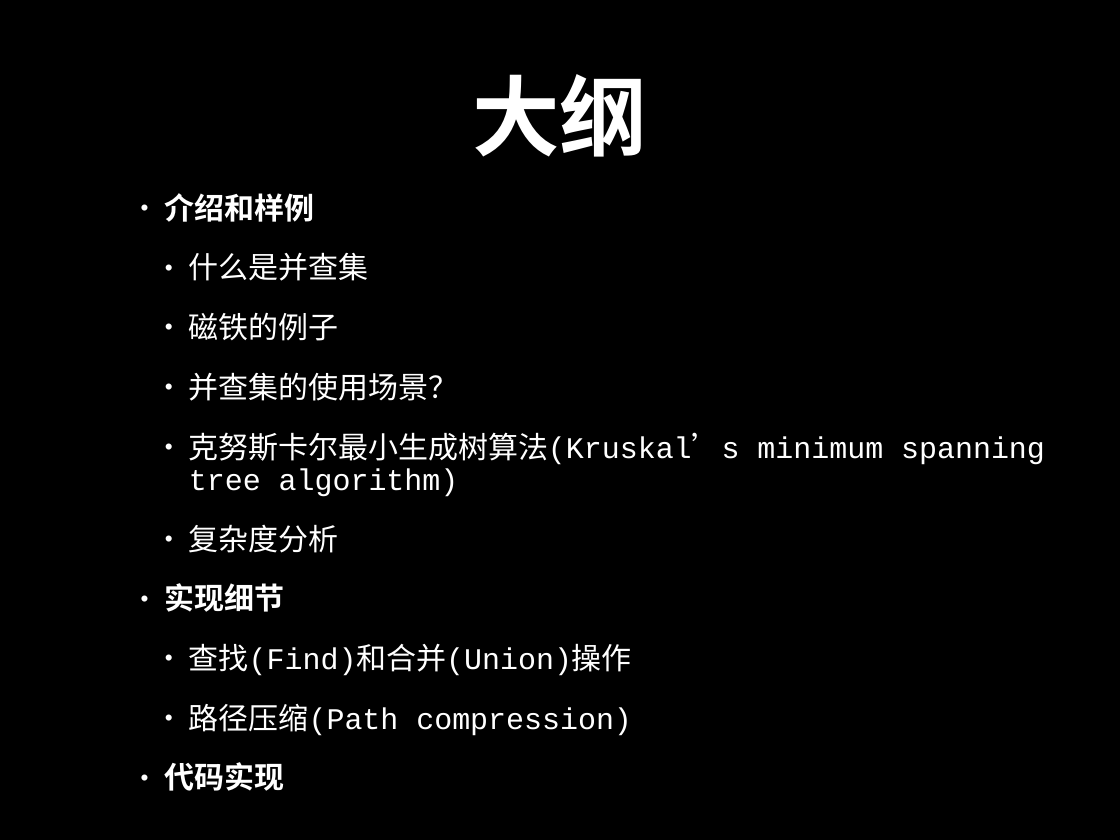
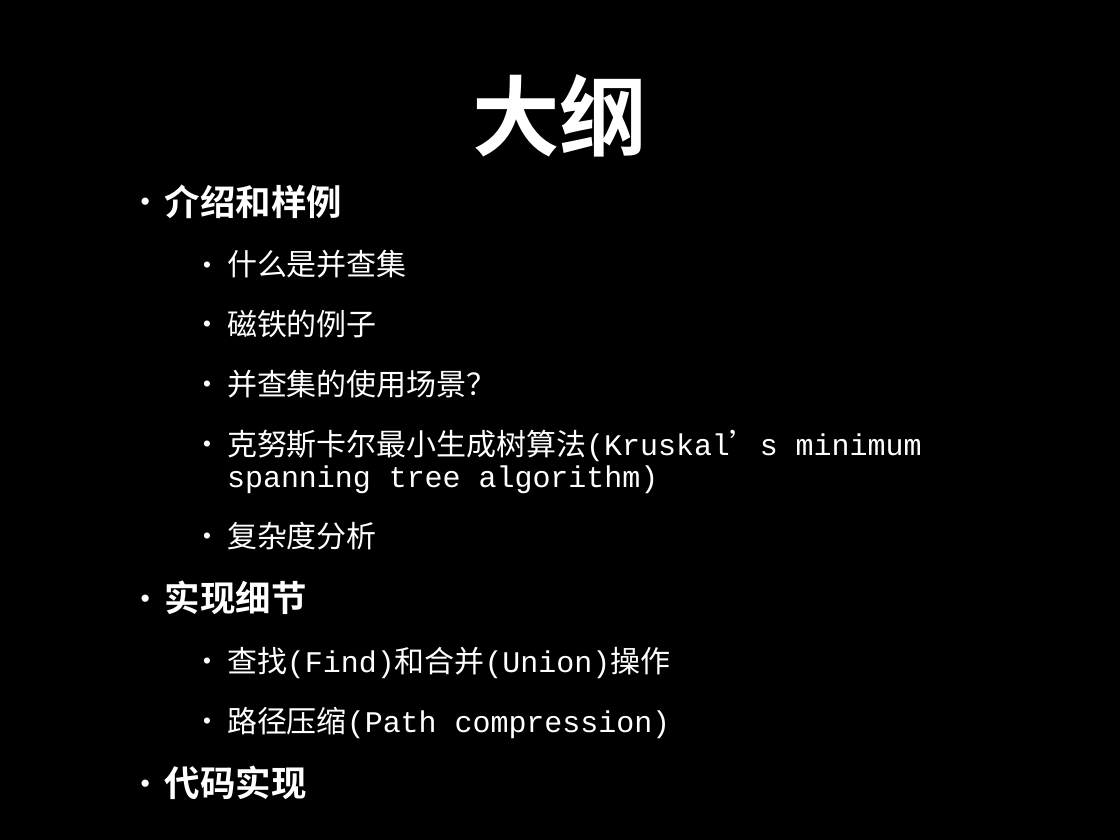
Before and after one commit to spring2go/Algorithms, a slide deck: slide 2 of slides/datastructures/unionfind/UnionFind.pptx. Drawn at 1120x840 pixels with LibreOffice and Linux fonts; fonts in the diff are those of the drawing. Boxes give left, top, right and bottom in pixels: in the first picture for what was removed or moved away, otherwise in the second. Text is boxed around its words. In the diff, an @@ line names an element or a change of style, - is before the commit and + after.

Commit message:
add unionfind skeleton code

```diff
--- a/slides/datastructures/unionfind/UnionFind.pptx
+++ b/slides/datastructures/unionfind/UnionFind.pptx
@@ text "介绍和样例" at [165, 184, 922, 799]: size 27.4 to 32.4 pt in "介绍和样例", "实现细节", "代码实现"; list level 2 to 3 in "什么是并查集"; list level 2 to 3 in "磁铁的例子"; list level 2 to 3 in "并查集的使用场景？"; list level 2 to 3 in "克努斯卡尔最小生成树算法(Kruskal’s minimum spanning tree algorithm)"; list level 2 to 3 in "复杂度分析"; list level 2 to 3 in "查找(Find)和合并(Union)操作"; list level 2 to 3 in "路径压缩(Path compression)" @@
```
Also in this commit, not shown: 2 other slides changed, 4 other files.
